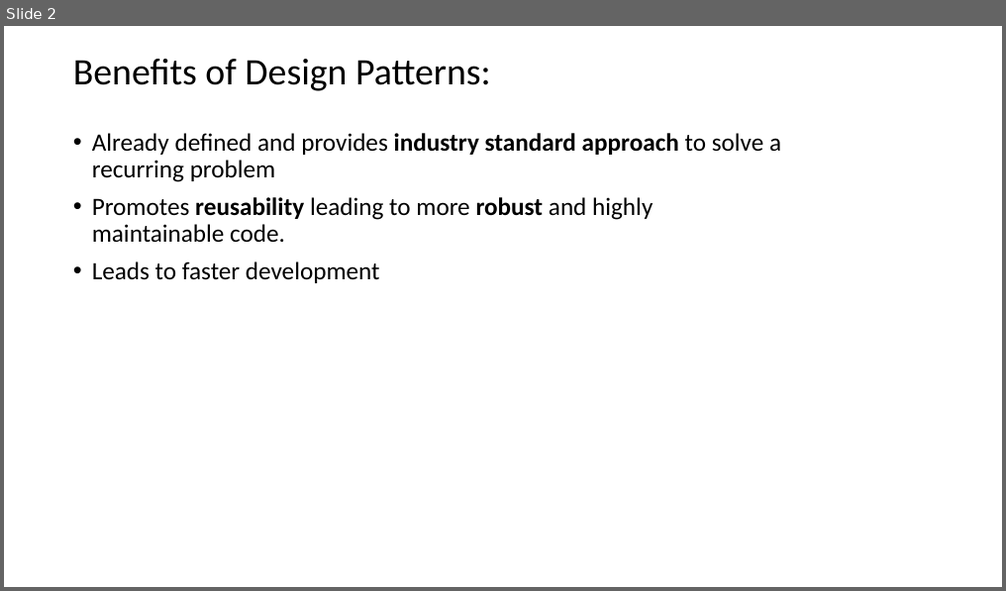
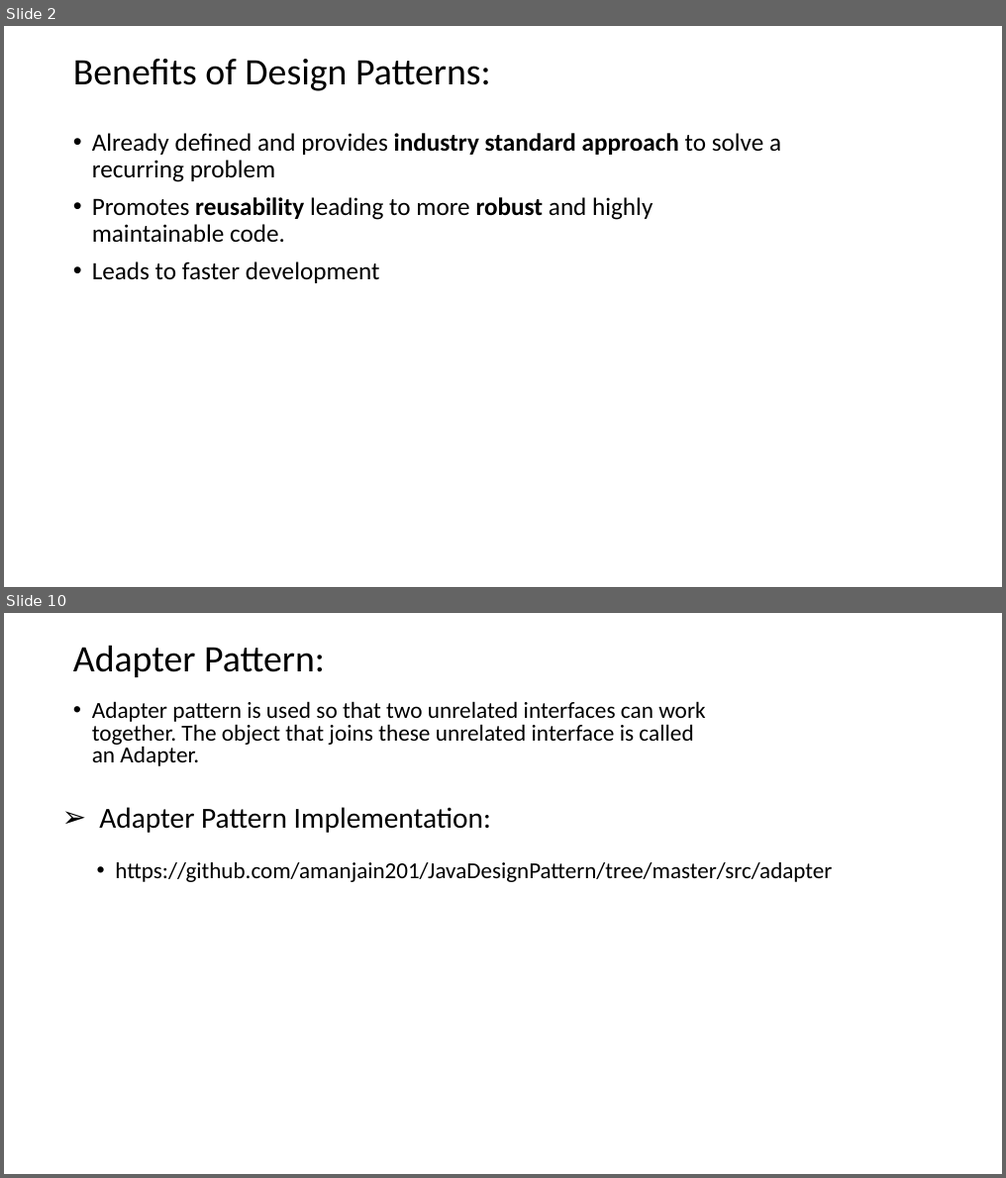
Before and after one commit to amanjain201/JavaDesignPattern, a slide deck: DesignPatterns.pptx. Shown one above the other, each under a label of ours: slide 2 before the commit, slides 2 and 10 after it; the slides between them are not shown. The pictures are 1006x591 and 1006x1178 pixels, drawn with LibreOffice and Linux fonts; fonts in the diff are those of the drawing. Boxes give left, top, right and bottom in pixels: in the first picture for what was removed or moved away, otherwise in the second. Text is boxed around its words. In the diff, an @@ line names an element or a change of style, - is before the commit and + after.

```diff
--- a/DesignPatterns.pptx
+++ b/DesignPatterns.pptx
@@ slide 10 added at (4, 613, 1002, 1174), background #FFFFFF @@
@@ title added at (73, 645, 325, 677), 36 pt, text #000000 @@
+Adapter Pattern:
@@ text added at (92, 701, 705, 766), 22.2 pt, text #000000 @@
+• Adapter pattern is used so that two unrelated interfaces can work together. The object that joins these unrelated interface is called an Adapter.
@@ text added at (99, 807, 491, 833), 28 pt, text #000000 @@
+➢ Adapter Pattern Implementation:
@@ text added at (115, 862, 832, 882), 22 pt, text #000000 @@
+• https://github.com/amanjain201/JavaDesignPattern/tree/master/src/adapter
```
Also in this commit, not shown: 2 slides changed, 10 other slides added, 1 slide removed, 2 other files.
